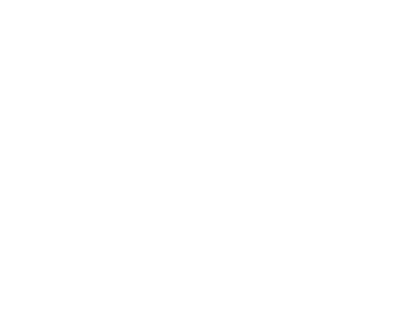
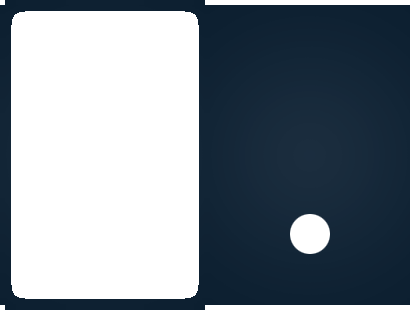
Revision of a layered 410×310 image; what changed, layer by layer:
hid group "Пятна" (6 layers) over [left=1, top=0, right=404, bottom=306]
showed group "развертка" (7 layers) over [left=0, top=0, right=410, bottom=310]
added layer "Слой 11 копия 2" in group "развертка" over [left=0, top=0, right=410, bottom=310]
